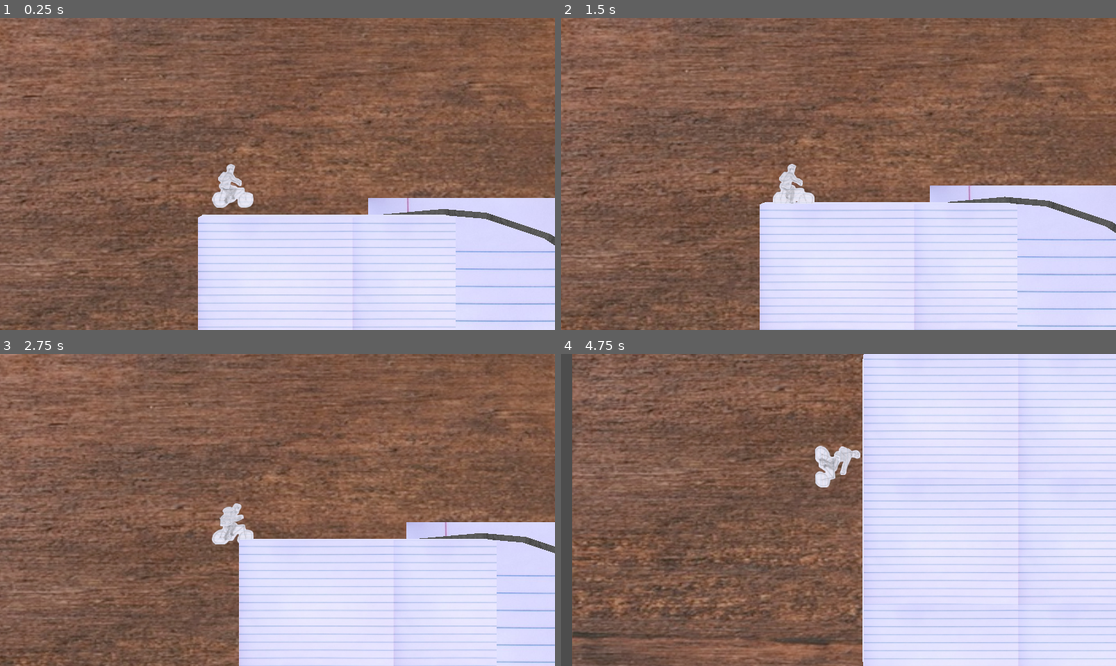
Above: before the commit, frames 1-4 (two rows, left to right).
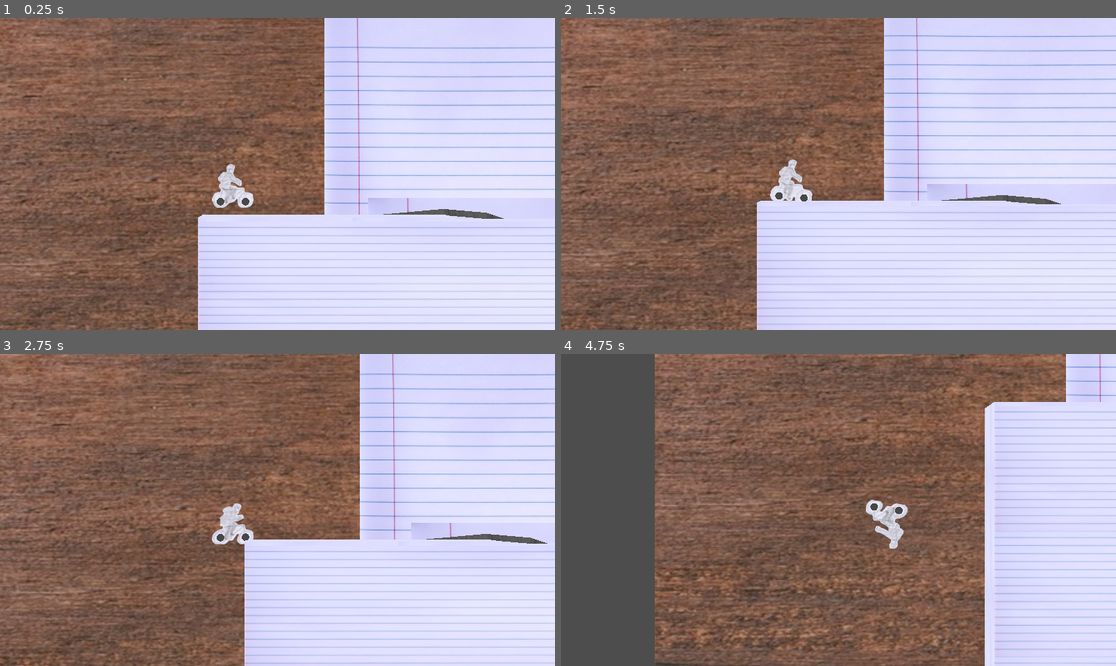
Above: after the commit, the same moments.

Repository: KyleSaki714/brackeysgamejam25-godotgame
Game: Godot game, scene res://World.tscn
Same seed, same stepped clock (60 frames per second), same inputs: the game is played once before the commit and once after it.
Inputs:
- Up to frame 1 (0.25 s): no input
- Up to frame 2 (1.5 s): hold Right (tilt right) 0.53-1.28 s; tap Space (jump) at 0.77 s; hold S (backward) from 1.28 s (still down)
- Up to frame 3 (2.75 s): tap Space (jump) at 1.52 s; release S (backward) at 2.03 s; hold Right (tilt right) from 2.03 s (still down)
- Up to frame 4 (4.75 s): release Right (tilt right) at 2.78 s; hold Up (forward) 2.78-3.53 s; tap Space (jump) at 3.02, 3.77, 4.52 s; hold Left (tilt left) from 3.53 s (still down)

The runs differ from the first frame. In frame 1, 29% of the frame differs, in the area x 35-100%, y 0-100%; in frame 2, 32%; in frame 3, 28%; in frame 4, 54%, in the area x 2-100%, y 0-100%.

Commit message:
bike physics tweaks: max speed and accel, friction and bounce, wheel roll influence and wheel collisionshapes

Diff:
--- a/Bike.gd
+++ b/Bike.gd
@@ -4,7 +4,8 @@
 
 @export var MAX_STEER = 0.9
 @export var ENGINE_POWER = 125 # max horsepower
-const ENGINE_ACCEL = 25
+const ENGINE_ACCEL = 40
+@export var MAX_SPEED = 32.0
 @export var _torquePower = 175 # "tilt" power
 @export var COMSHIFT = 1 # how far from the center the center of mass shifts while tilting
 @export var COMSHIFTACCEL = 0.1 # how fast the center of mass shifts when tilting
@@ -19,11 +20,11 @@
 #}
 
 func _integrate_forces(state: PhysicsDirectBodyState3D) -> void:
-		# - SPEED CAP -
+	# - SPEED CAP -
 	#linear_velocity.clampf(0, 35.0)
 	#linear_velocity = linear_velocity.clampf(-30.0, 30.0)
-	state.set_linear_velocity(get_linear_velocity().clampf(-30.0, 30.0))
-	print(get_linear_velocity())
+	state.set_linear_velocity(get_linear_velocity().clampf(-MAX_SPEED, MAX_SPEED))
+	print(get_linear_velocity().length())
 
 func _physics_process(delta: float):
 
--- a/Bike.tscn
+++ b/Bike.tscn
@@ -10,7 +10,8 @@
 [ext_resource type="Texture2D" uid="uid://cm7bs8hwd47k" path="res://assets/Objects/Biker_Torso_LeanForward20250218_232342.png" id="8_u8fq8"]
 
 [sub_resource type="PhysicsMaterial" id="PhysicsMaterial_q1e04"]
-friction = 0.3
+friction = 0.05
+bounce = 0.25
 
 [sub_resource type="SpriteFrames" id="SpriteFrames_eedai"]
 animations = [{
@@ -50,7 +51,8 @@
 material = SubResource("StandardMaterial3D_3qqb4")
 
 [sub_resource type="CapsuleShape3D" id="CapsuleShape3D_rvmvi"]
-radius = 0.264963
+radius = 0.423847
+height = 1.90757
 
 [sub_resource type="CapsuleShape3D" id="CapsuleShape3D_ai0vr"]
 radius = 0.75
@@ -61,8 +63,9 @@
 axis_lock_linear_z = true
 axis_lock_angular_x = true
 axis_lock_angular_y = true
-mass = 15.0
+mass = 13.5
 physics_material_override = SubResource("PhysicsMaterial_q1e04")
+can_sleep = false
 script = ExtResource("1_i3ogk")
 
 [node name="Graphics" type="Node3D" parent="."]
@@ -93,23 +96,23 @@
 mesh = SubResource("BoxMesh_b8d4s")
 
 [node name="VehicleWheel3D" type="VehicleWheel3D" parent="."]
-transform = Transform3D(-6.60333e-08, 0, 1.51066, 0, 1.51066, 0, -1.51066, 0, -6.60333e-08, 2.29294, 0.167224, 0)
+transform = Transform3D(-6.60333e-08, 0, 1.51066, 0, 1.51066, 0, -1.51066, 0, -6.60333e-08, 2.13682, 0.167224, 0)
 use_as_traction = true
+wheel_roll_influence = 1.0
 wheel_radius = 0.6
 
 [node name="MeshInstance3D" type="MeshInstance3D" parent="VehicleWheel3D"]
 transform = Transform3D(-5.32736e-08, -0.127698, -5.32736e-08, 1.21876, -5.58184e-09, 5.32736e-08, -5.32736e-08, -5.58184e-09, 1.21876, 0, 0, 0)
-visible = false
 mesh = SubResource("CylinderMesh_ybs2l")
 
 [node name="VehicleWheel3D2" type="VehicleWheel3D" parent="."]
-transform = Transform3D(-6.60333e-08, 0, 1.51066, 0, 1.51066, 0, -1.51066, 0, -6.60333e-08, -2.25983, 0.167224, 0)
+transform = Transform3D(-6.60333e-08, 0, 1.51066, 0, 1.51066, 0, -1.51066, 0, -6.60333e-08, -1.98045, 0.167224, 0)
 use_as_traction = true
+wheel_roll_influence = 1.0
 wheel_radius = 0.6
 
 [node name="MeshInstance3D" type="MeshInstance3D" parent="VehicleWheel3D2"]
 transform = Transform3D(-5.32736e-08, -0.127698, -5.32736e-08, 1.21876, -5.58184e-09, 5.32736e-08, -5.32736e-08, -5.58184e-09, 1.21876, 0, 0, 0)
-visible = false
 mesh = SubResource("CylinderMesh_ybs2l")
 
 [node name="CamFollowTarget" type="Node3D" parent="."]
@@ -120,12 +123,15 @@
 [node name="test" type="Node3D" parent="."]
 transform = Transform3D(1, 0, 0, 0, 1, 0, 0, 0, 1, -0.936092, 0, 0)
 
+[node name="test2" type="Node3D" parent="."]
+transform = Transform3D(1, 0, 0, 0, 1, 0, 0, 0, 1, 2.293, 0.017, 0)
+
 [node name="WheelF" type="CollisionShape3D" parent="."]
-transform = Transform3D(-4.37114e-08, 1, -4.37114e-08, 0, -4.37114e-08, -1, -1, -4.37114e-08, 1.91069e-15, 2.30222, -0.00495374, 0)
+transform = Transform3D(-4.37114e-08, 1, -4.37114e-08, 0, -4.37114e-08, -1, -1, -4.37114e-08, 1.91069e-15, 2.15432, -0.00495374, 0)
 shape = SubResource("CapsuleShape3D_rvmvi")
 
 [node name="WheelB" type="CollisionShape3D" parent="."]
-transform = Transform3D(-4.37114e-08, 1, -4.37114e-08, 0, -4.37114e-08, -1, -1, -4.37114e-08, 1.91069e-15, -2.302, -0.00468671, 0)
+transform = Transform3D(-4.37114e-08, 1, -4.37114e-08, 0, -4.37114e-08, -1, -1, -4.37114e-08, 1.91069e-15, -1.98976, -0.00468671, 0)
 shape = SubResource("CapsuleShape3D_rvmvi")
 
 [node name="CollisionShape3D" type="CollisionShape3D" parent="."]
--- a/World.tscn
+++ b/World.tscn
@@ -24,7 +24,6 @@
 
 [node name="Bike" parent="." instance=ExtResource("2_pbg5e")]
 transform = Transform3D(1, 0, 0, 0, 1, 0, 0, 0, 1, 5.21796, -7.38564, 0)
-mass = 20.0
 
 [node name="WorldEnvironment" type="WorldEnvironment" parent="."]
 environment = SubResource("Environment_3mh0e")
@@ -38,14 +37,17 @@
 
 [node name="AreasContainer" type="Node3D" parent="."]
 
-[node name="StartRamp" parent="AreasContainer" instance=ExtResource("5_2fkej")]
+[node name="AreaStartRamp" parent="AreasContainer" instance=ExtResource("5_2fkej")]
 transform = Transform3D(1, 0, 0, 0, 1, 0, 0, 0, 1, 0, -10, 0)
 
 [node name="FirstAreaPoint" type="Node3D" parent="AreasContainer"]
 transform = Transform3D(1, 0, 0, 0, 1, 0, 0, 0, 1, 268.534, -97.4747, 0)
 
+[node name="AreaTutorial" parent="AreasContainer" instance=ExtResource("5_uhlam")]
+transform = Transform3D(1, 0, 0, 0, 1, 0, 0, 0, 1, 267.679, -97.8634, 0)
+
 [node name="Tutorial" parent="AreasContainer" instance=ExtResource("5_uhlam")]
-transform = Transform3D(1, 0, 0, 0, 1, 0, 0, 0, 1, 267.679, -97.8634, 0)
+transform = Transform3D(1, 0, 0, 0, 1, 0, 0, 0, 1, 0, -10.6558, 0)
 
 [node name="Background" type="Node3D" parent="."]
 
